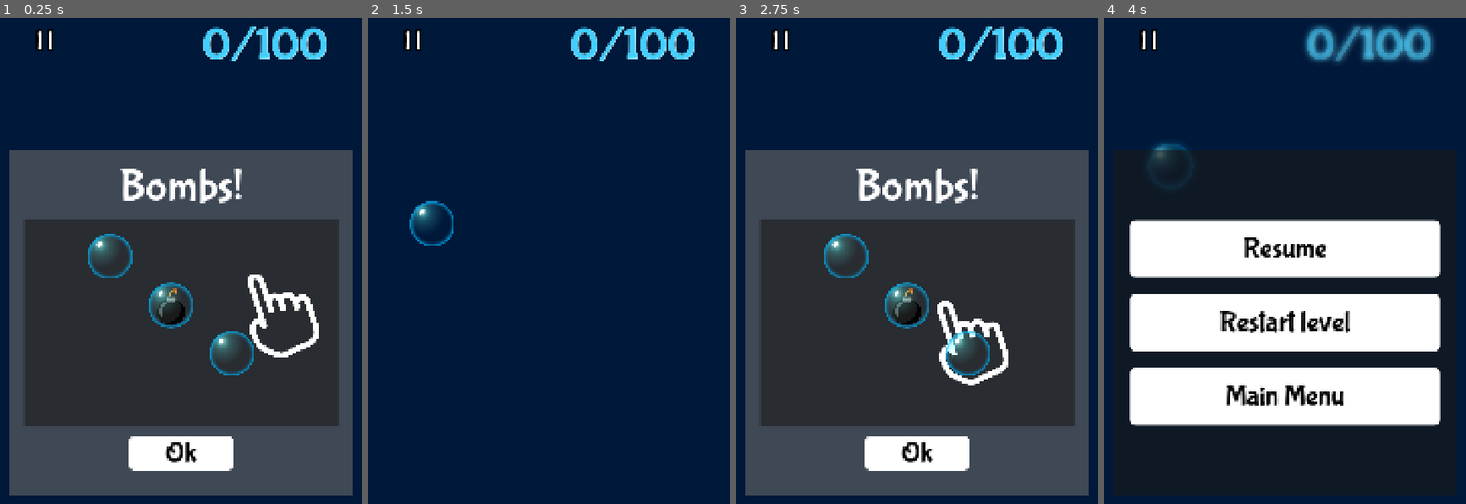
Above: before the commit, frames 1-4 (left to right).
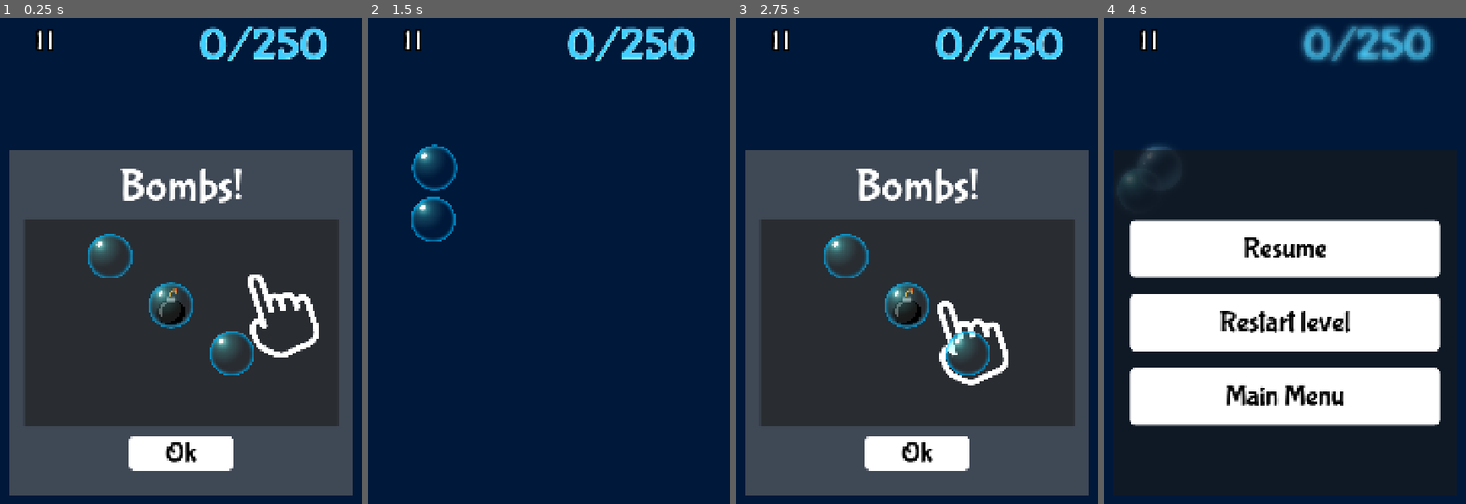
Above: after the commit, the same moments.

Repository: HybridAU/bubble-pop
Game: Godot game, scene res://levels/level_2.tscn
Two runs of this game, one before a commit and one after it. Both use one fixed random seed, a clock stepped at 60 frames per second and the inputs below. This scene is started directly instead of the project's main scene.
Inputs (mouse positions are in pixels of both pictures, inside the frame that each line leads up to):
- Up to frame 1 (0.25 s): no input
- Up to frame 2 (1.5 s): click "Ok" at 0.5 s; click (411, 42) at 1.25 s
- Up to frame 3 (2.75 s): click "Restart level" at 2 s
- Up to frame 4 (4 s): click "Ok" at 2.75 s; click (1147, 42) at 3.5 s

The runs differ from the first frame. In frame 1, 1.0% of the frame differs, in the area x 55-83%, y 1-9%; in frame 2, 2.0%, in the area x 11-83%, y 1-47%; in frame 3, 1.0%; in frame 4, 1.5%.

Commit message:
Make bombs a good thing

Diff:
--- a/levels/level_2.tscn
+++ b/levels/level_2.tscn
@@ -44,11 +44,14 @@
 
 [node name="BaseLevel" parent="." unique_id=783011445 instance=ExtResource("1_mi4ay")]
 
+[node name="ScoreLabel" parent="BaseLevel" index="1" unique_id=1211637556]
+text = "0/250"
+
 [node name="Level2" type="Node" parent="BaseLevel" unique_id=132102969]
 script = ExtResource("2_pqqg8")
 
 [node name="BubbleSpawnTimer" type="Timer" parent="BaseLevel/Level2" unique_id=68294711]
-wait_time = 0.5
+wait_time = 0.3
 autostart = true
 
 [node name="AnimationPlayer" type="AnimationPlayer" parent="BaseLevel/Level2" unique_id=112641736]
--- a/scenes/bomb.tscn
+++ b/scenes/bomb.tscn
@@ -30,6 +30,9 @@
 scale_max = 20.0
 scale_curve = SubResource("CurveTexture_1hf1o")
 color_ramp = SubResource("GradientTexture1D_84slv")
+
+[sub_resource type="CircleShape2D" id="CircleShape2D_84slv"]
+radius = 240.00000
 
 [sub_resource type="Animation" id="Animation_84slv"]
 length = 0.001
@@ -68,6 +71,18 @@
 "transitions": PackedFloat32Array(1),
 "update": 1,
 "values": [false]
+}
+tracks/3/type = "value"
+tracks/3/imported = false
+tracks/3/enabled = true
+tracks/3/path = NodePath("Area2D/CollisionShape2D:disabled")
+tracks/3/interp = 1
+tracks/3/loop_wrap = true
+tracks/3/keys = {
+"times": PackedFloat32Array(0),
+"transitions": PackedFloat32Array(1),
+"update": 1,
+"values": [true]
 }
 
 [sub_resource type="Animation" id="Animation_nxi8k"]
@@ -122,6 +137,18 @@
 "method": &"queue_free"
 }]
 }
+tracks/4/type = "value"
+tracks/4/imported = false
+tracks/4/enabled = true
+tracks/4/path = NodePath("Area2D/CollisionShape2D:disabled")
+tracks/4/interp = 1
+tracks/4/loop_wrap = true
+tracks/4/keys = {
+"times": PackedFloat32Array(0.1),
+"transitions": PackedFloat32Array(1),
+"update": 1,
+"values": [false]
+}
 
 [sub_resource type="AnimationLibrary" id="AnimationLibrary_1hf1o"]
 _data = {
@@ -154,5 +181,12 @@
 trail_section_subdivisions = 2
 process_material = SubResource("ParticleProcessMaterial_j15uc")
 
+[node name="Area2D" type="CharacterBody2D" parent="." unique_id=1833293084]
+
+[node name="CollisionShape2D" type="CollisionShape2D" parent="Area2D" unique_id=1627552270]
+position = Vector2(3, -170)
+shape = SubResource("CircleShape2D_84slv")
+disabled = true
+
 [node name="AnimationPlayer" type="AnimationPlayer" parent="." unique_id=1918332817]
 libraries/ = SubResource("AnimationLibrary_1hf1o")
--- a/scripts/level_2.gd
+++ b/scripts/level_2.gd
@@ -22,11 +22,10 @@
 	var new_bubble
 	if weighting == 10:
 		new_bubble = bomb.instantiate()
-		new_bubble.popped.connect(reset_points)
 	else:
 		new_bubble = bubble.instantiate()
-		new_bubble.popped.connect(add_point)
 
+	new_bubble.popped.connect(add_point)
 	new_bubble.position = Vector2(
 		# Left to right with a 100px margin
 		randf_range(100, get_viewport().size.x - 100),
@@ -35,16 +34,11 @@
 	)
 	add_child(new_bubble)
 
-func reset_points():
-	animation_player.play("flash_red")
-	score = 0
-	label.text = "{score}/100".format({"score": score})
-
 
 func add_point():
 	score += 1
-	label.text = "{score}/100".format({"score": score})
-	if score >= 100:
+	label.text = "{score}/250".format({"score": score})
+	if score >= 250:
 		Global.levels_unlocked = 3
 		Global.save_settings()
 		print("TODO: Build level 3")
